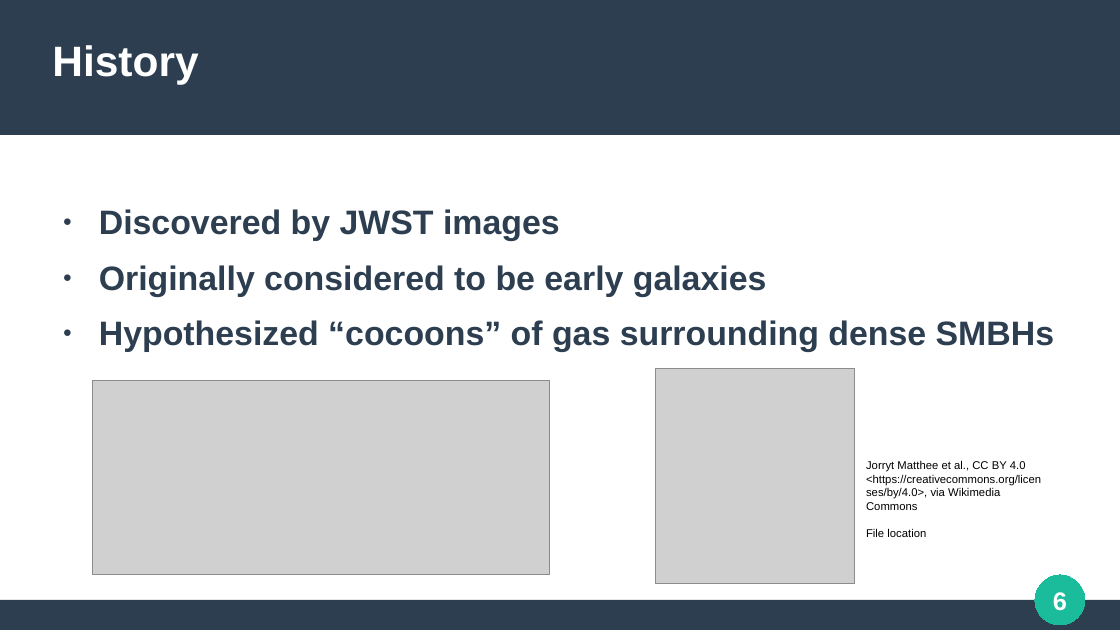
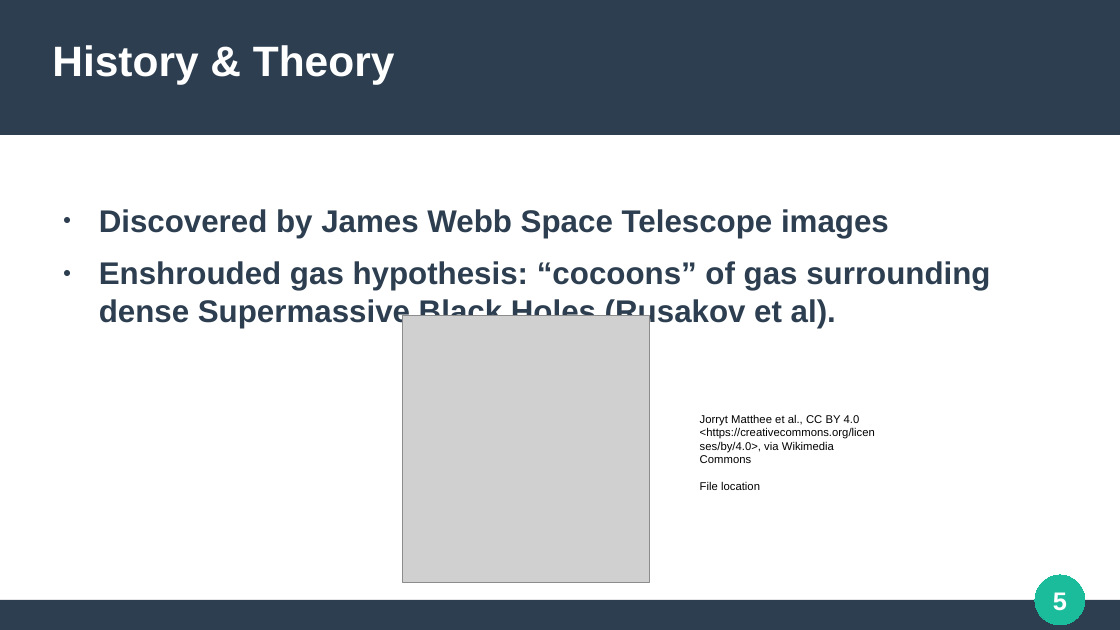
Before and after one commit to SmoolPerson/LRD-helium-analysis, a slide deck: slide 5 of media/presentation/Helium.odp (slide 6 before the commit). Drawn at 1120x630 pixels with LibreOffice and Linux fonts; fonts in the diff are those of the drawing; grey boxes stand for pictures. Boxes give left, top, right and bottom in pixels: in the first picture for what was removed or moved away, otherwise in the second. Text is boxed around its words. In the diff, an @@ line names an element or a change of style, - is before the commit and + after.

```diff
--- a/media/presentation/Helium.odp
+++ b/media/presentation/Helium.odp
@@ title at [52, 45, 394, 85]: text changed @@
-History
+History & Theory
@@ text at [99, 209, 990, 328]: text changed; size 24 to 22.2 pt @@
-● Discovered by JWST images
-● Originally considered to be early galaxies
-● Hypothesized “cocoons” of gas surrounding dense SMBHs
+● Discovered by James Webb Space Telescope images
+● Enshrouded gas hypothesis: “cocoons” of gas surrounding dense Supermassive Black Holes (Rusakov et al).
@@ picture: place and size @@
-picture at [92, 381, 550, 575]
+picture at [402, 315, 649, 582]
@@ picture removed at [657, 369, 856, 584] @@
@@ text "Jorryt Matthee et al., CC ...": place and size @@
-text "Jorryt Matthee et al., CC ..." at [866, 461, 1041, 537]
+text "Jorryt Matthee et al., CC ..." at [700, 415, 875, 490]
@@ page number at [1053, 592, 1067, 611]: text changed @@
-6
+5
```
Also in this commit, not shown: 12 other slides changed, 2 slides added, 4 slides removed, 1 other file.
